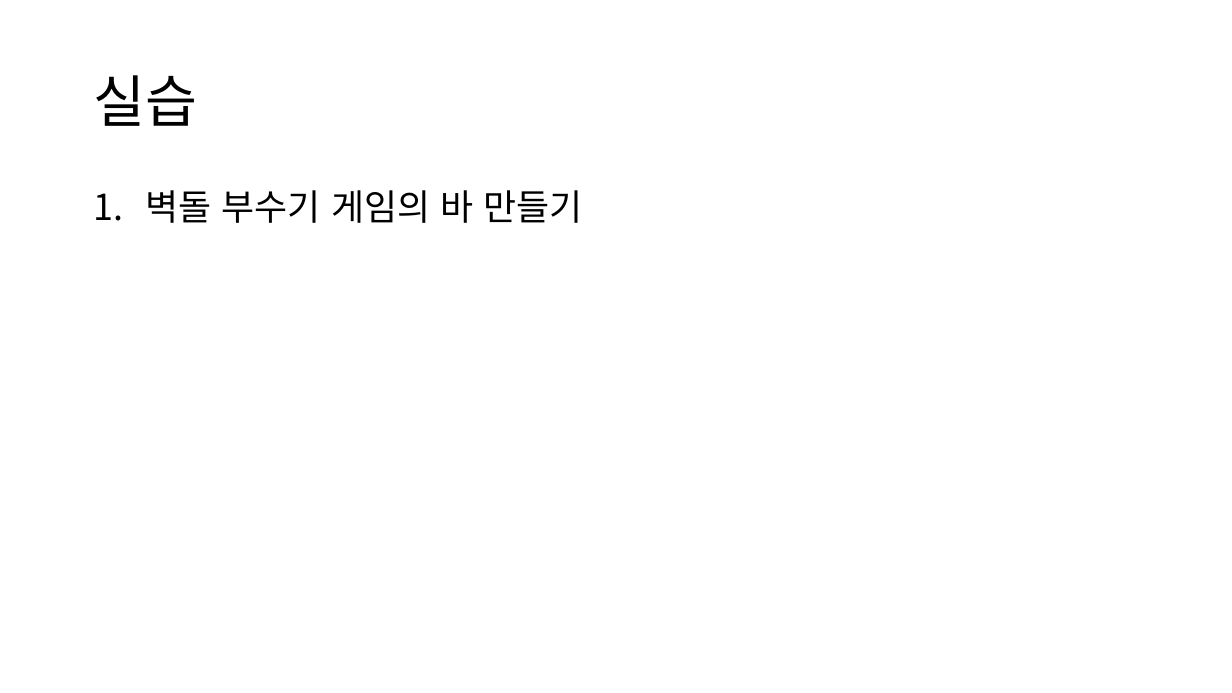
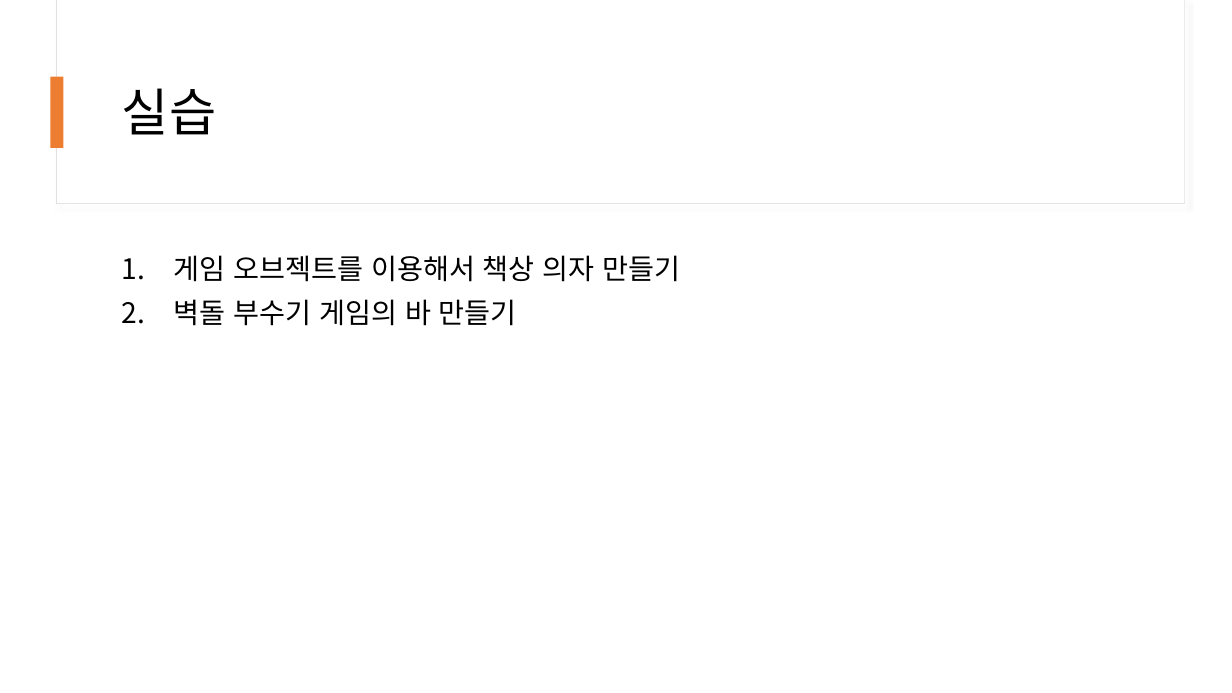
Before and after one commit to kjh99660/Study_powerpoint, a slide deck: slide 27 of c# 스터디 5주 차.pptx (slide 23 before the commit). Drawn at 1232x693 pixels with LibreOffice and Linux fonts; fonts in the diff are those of the drawing. Boxes give left, top, right and bottom in pixels: in the first picture for what was removed or moved away, otherwise in the second. Text is boxed around its words. In the diff, an @@ line names an element or a change of style, - is before the commit and + after.

```diff
--- a/c# 스터디 5주 차.pptx
+++ b/c# 스터디 5주 차.pptx
@@ rectangle added at [56,0,1185,204], fill #FFFFFF, outline #E1E1E1 0.75 pt @@
@@ rectangle added at [57,0,1185,203], fill #FFFFFF @@
@@ title "실습": place and size @@
-title "실습" at [94,75,198,126]
+title "실습" at [122,88,216,135]
@@ title "실습" at [122,88,216,135]: size 44 to 40 pt @@
@@ rectangle added at [51,77,64,148], fill #ED7D31 @@
@@ text "게임 오브젝트를 이용해서 책상 의자 ...": place and size @@
-text "게임 오브젝트를 이용해서 책상 의자 ..." at [146,190,582,223]
+text "게임 오브젝트를 이용해서 책상 의자 ..." at [174,255,680,326]
@@ text at [174,255,680,282]: paragraph added @@
+1. 게임 오브젝트를 이용해서 책상 의자 만들기
@@ text at [174,299,517,326]: size 28 to 22 pt in "벽돌 부수기 게임의 바 만들기" @@
```
Also in this commit, not shown: 2 other slides changed, 6 slides added, 1 slide removed, 1 other file.
